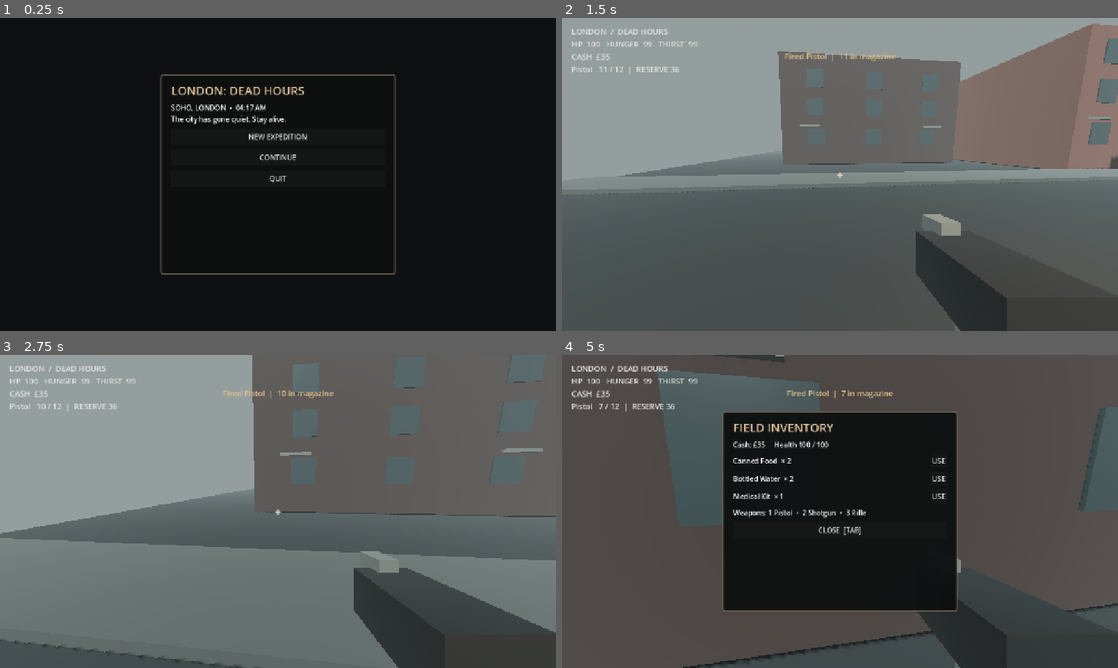
Above: before the commit, frames 1-4 (two rows, left to right).
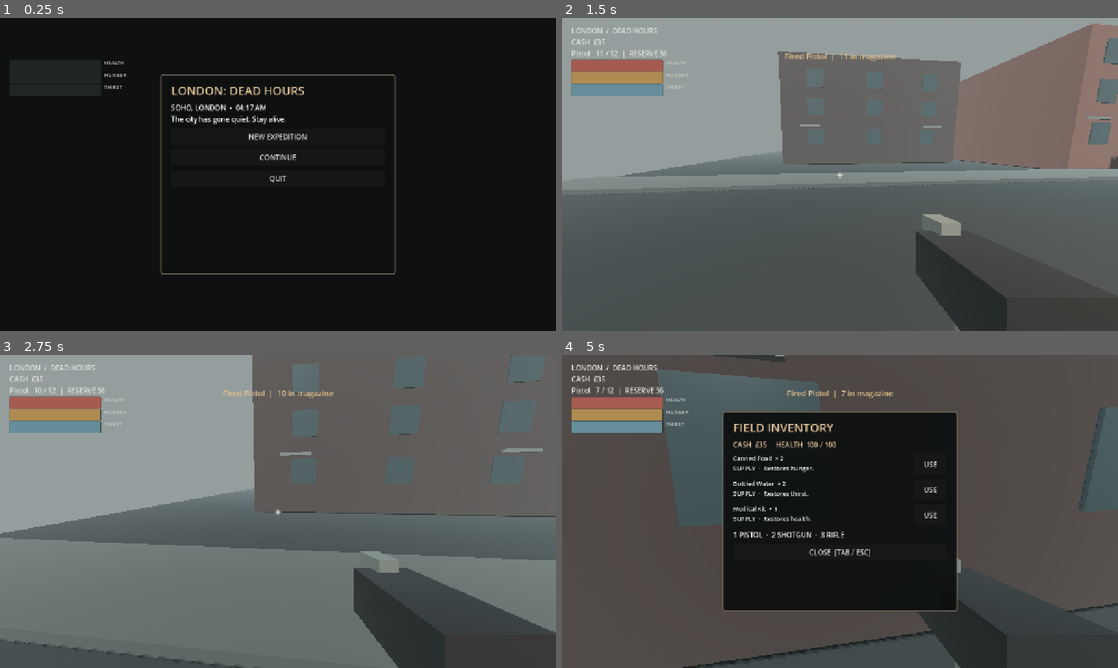
Above: after the commit, the same moments.

Repository: mrbedgrief-ship-it/london-dead-hours
Game: Godot game, scene res://scenes/main.tscn
Same seed, same stepped clock (60 frames per second), same inputs: the game is played once before the commit and once after it.
Inputs (mouse positions are in pixels of both pictures, inside the frame that each line leads up to):
- Up to frame 1 (0.25 s): no input
- Up to frame 2 (1.5 s): click "NEW EXPEDITION" at 0.5 s; tap Enter at 1.25 s; move the mouse to (867, 174) at 1.27 s; hold W (move_forward) from 1.28 s (still down); hold E (interact) from 1.28 s (still down); click (867, 174) at 1.42 s
- Up to frame 3 (2.75 s): keep holding W (move_forward); tap Space (jump) at 1.52, 2.27 s; tap Shift (sprint) at 1.55, 2.1 s; move the mouse to (250, 511) at 2.02 s; release E (interact) at 2.03 s; click (250, 511) at 2.17 s; tap E (interact) at 2.3 s
- Up to frame 4 (5 s): keep holding W (move_forward); move the mouse to (851, 505) at 2.77 s; hold E (interact) 2.78-3.53 s; click (851, 505) at 2.92 s; tap Shift (sprint) at 3.05, 3.6 s; tap Space (jump) at 3.5, 3.77, 4.52 s; move the mouse to (834, 517) at 3.52 s; click (834, 517) at 3.67 s; tap E (interact) at 3.8 s; move the mouse to (878, 514) at 4.27 s; hold Shift (sprint) from 4.28 s (still down); tap 1 at 4.35 s; click (878, 514) at 4.42 s; tap Backspace (inventory) at 4.9 s

The runs differ from the first frame. In frame 1, less than 0.1% of the frame differs, in the area x 18-23%, y 13-23%; in frame 2, 2.5%; in frame 3, 2.5%; in frame 4, 4.7%, in the area x 1-69%, y 3-65%.

Commit message:
Upgrade Soho environment, facades, props, HUD and inventory guidance

Diff:
--- a/scripts/game.gd
+++ b/scripts/game.gd
@@ -14,6 +14,9 @@
 var root_ui: Control
 var hud: Label
 var crosshair: Label
+var health_bar: ProgressBar
+var hunger_bar: ProgressBar
+var thirst_bar: ProgressBar
 var prompt_label: Label
 var message_label: Label
 var panel: PanelContainer
@@ -21,6 +24,15 @@
 var paused := false
 var menu_open := true
 var message_time := 0.0
+var onboarding_index := 0
+var onboarding_timer := 0.0
+var onboarding_steps: Array[String] = [
+	"WASD move  •  Mouse look  •  Shift sprint",
+	"E search / interact  •  LMB fire  •  RMB aim",
+	"R reload  •  1 / 2 / 3 switch weapons  •  Tab inventory",
+	"Food restores hunger, water restores thirst, medical kits restore health.",
+	"Follow the warm lights to find shelter and the trader."
+]
 var trader_stock := {"food": 8, "water": 8, "medkit": 4, "pistol_ammo": 6, "shells": 4, "rifle_ammo": 4}
 var item_data := {
 	"food": {"name":"Canned Food", "buy":8, "sell":4, "desc":"Restores hunger."},
@@ -241,6 +253,11 @@
 	hud.add_theme_font_size_override("font_size",18)
 	hud.add_theme_color_override("font_color",Color("#e1e2dc"))
 	root_ui.add_child(hud)
+	hud.add_theme_font_size_override("font_size",16)
+	var bar_y := 96.0
+	health_bar = _make_status_bar("HEALTH",Vector2(22,bar_y),Color("#a65b51"))
+	hunger_bar = _make_status_bar("HUNGER",Vector2(22,bar_y+28),Color("#b08b51"))
+	thirst_bar = _make_status_bar("THIRST",Vector2(22,bar_y+56),Color("#668e9a"))
 	prompt_label = Label.new()
 	prompt_label.set_anchors_and_offsets_preset(Control.PRESET_CENTER_BOTTOM)
 	prompt_label.position = Vector2(-170,-75)
@@ -268,6 +285,31 @@
 	crosshair.add_theme_font_size_override("font_size", 27)
 	crosshair.add_theme_color_override("font_color", Color("#e9e5d7"))
 	root_ui.add_child(crosshair)
+
+func _make_status_bar(bar_name: String, pos: Vector2, fill_color: Color) -> ProgressBar:
+	var bar := ProgressBar.new()
+	bar.name = bar_name
+	bar.position = pos
+	bar.size = Vector2(210,17)
+	bar.min_value = 0.0
+	bar.max_value = 100.0
+	bar.show_percentage = false
+	var background := StyleBoxFlat.new()
+	background.bg_color = Color("#202626")
+	background.set_corner_radius_all(2)
+	bar.add_theme_stylebox_override("background",background)
+	var fill := StyleBoxFlat.new()
+	fill.bg_color = fill_color
+	fill.set_corner_radius_all(2)
+	bar.add_theme_stylebox_override("fill",fill)
+	root_ui.add_child(bar)
+	var caption := Label.new()
+	caption.text = bar_name
+	caption.position = pos + Vector2(218,-2)
+	caption.add_theme_font_size_override("font_size",12)
+	caption.add_theme_color_override("font_color",Color("#c8c8bf"))
+	root_ui.add_child(caption)
+	return bar
 
 func _panel(title: String) -> VBoxContainer:
 	if panel != null and is_instance_valid(panel):
@@ -334,7 +376,9 @@
 	if panel: panel.queue_free()
 	panel = null
 	Input.mouse_mode = Input.MOUSE_MODE_CAPTURED
-	notify("Find supplies. The trader is marked by a warm light to the east.")
+	onboarding_index = 0
+	onboarding_timer = 1.0
+	notify("SOHO, 04:17 AM. Search for supplies; warm lights mark shelter and the trader.")
 	update_hud(player)
 
 func toggle_pause() -> void:
@@ -355,10 +399,19 @@
 	Input.mouse_mode = Input.MOUSE_MODE_VISIBLE
 	var c := _panel("PAUSED")
 	_button("RESUME",Callable(self,"toggle_pause"))
+	_button("CONTROLS",Callable(self,"show_controls"))
 	_button("SAVE GAME",Callable(self,"save_game"))
 	_button("LOAD GAME",Callable(self,"load_game"))
 	_button("MAIN MENU",Callable(self,"show_main_menu"))
 	_button("QUIT",Callable(self,"quit_game"))
+
+func show_controls() -> void:
+	var c := _panel("FIELD CONTROLS")
+	var controls := Label.new()
+	controls.text = "W A S D  —  Move\nMouse  —  Look around\nShift  —  Sprint\nE  —  Search / interact / trade\nLeft mouse  —  Fire\nRight mouse  —  Aim\nR  —  Reload\n1 / 2 / 3  —  Pistol / shotgun / rifle\nTab  —  Inventory\nEsc  —  Pause / close a panel"
+	controls.add_theme_font_size_override("font_size",16)
+	c.add_child(controls)
+	_button("BACK TO PAUSE MENU",Callable(self,"toggle_pause"))
 
 func toggle_inventory(force_close := false) -> void:
 	if player == null or paused and not player.inv_open: return
@@ -375,26 +428,39 @@
 	Input.mouse_mode = Input.MOUSE_MODE_VISIBLE
 	var c := _panel("FIELD INVENTORY")
 	var money_label := Label.new()
-	money_label.text = "Cash: £" + str(player.money) + "     Health " + str(int(player.health)) + " / 100"
+	money_label.text = "CASH  £" + str(player.money) + "     HEALTH  " + str(int(player.health)) + " / 100"
+	money_label.add_theme_font_size_override("font_size",16)
+	money_label.add_theme_color_override("font_color",Color("#e3c49a"))
 	c.add_child(money_label)
+	var item_count := 0
 	for id in player.inventory.keys():
 		var count := int(player.inventory[id])
 		if count > 0:
+			item_count += count
+			var data: Dictionary = item_data.get(id,{"name":id,"desc":"A recovered item.","category":"SUPPLY"})
 			var row := HBoxContainer.new()
 			var label := Label.new()
-			label.text = str(item_data.get(id,{"name":id}).name) + "  × " + str(count)
+			label.text = "%s  × %d\n%s  ·  %s" % [str(data.get("name",id)),count,str(data.get("category","SUPPLY")),str(data.get("desc",""))]
+			label.custom_minimum_size = Vector2(335,48)
 			label.size_flags_horizontal = Control.SIZE_EXPAND_FILL
+			label.add_theme_font_size_override("font_size",14)
 			row.add_child(label)
-			if id in ["food","water","medkit"]:
+			if id in ["food","food_tin","water","medkit"]:
 				var use := Button.new()
 				use.text = "USE"
-				use.pressed.connect(Callable(player,"use_item").bind(id))
+				use.custom_minimum_size = Vector2(76,42)
+				use.pressed.connect(Callable(player,"use_item").bind("food" if id == "food_tin" else id))
 				row.add_child(use)
 			c.add_child(row)
+	if item_count == 0:
+		var empty := Label.new()
+		empty.text = "Your pack is empty. Search crates, shops and abandoned vehicles."
+		empty.autowrap_mode = TextServer.AUTOWRAP_WORD_SMART
+		c.add_child(empty)
 	var equip_label := Label.new()
-	equip_label.text = "Weapons: 1 Pistol  •  2 Shotgun  •  3 Rifle"
+	equip_label.text = "1 PISTOL  ·  2 SHOTGUN  ·  3 RIFLE"
 	c.add_child(equip_label)
-	_button("CLOSE  [TAB]",Callable(self,"toggle_inventory"))
+	_button("CLOSE  [TAB / ESC]",Callable(self,"toggle_inventory"))
 
 func open_trader() -> void:
 	if paused or player == null: return
@@ -458,9 +524,22 @@
 
 func update_hud(p: CharacterBody3D) -> void:
 	if hud == null: return
-	hud.text = "LONDON  /  DEAD HOURS\nHP  %d   HUNGER  %d   THIRST  %d\nCASH  £%d\n%s   %d / %d  |  RESERVE %d" % [int(p.health),int(p.hunger),int(p.thirst),p.money,p.weapon,int(p.ammo[p.weapon]),int(p.magazine[p.weapon]),int(p.reserve[p.weapon])]
+	hud.text = "LONDON  /  DEAD HOURS\nCASH  £%d\n%s   %d / %d  |  RESERVE %d" % [p.money,p.weapon,int(p.ammo[p.weapon]),int(p.magazine[p.weapon]),int(p.reserve[p.weapon])]
+	if health_bar != null:
+		health_bar.value = p.health
+		hunger_bar.value = p.hunger
+		thirst_bar.value = p.thirst
 
 func _process(delta: float) -> void:
+	if onboarding_timer > 0.0 and not paused:
+		onboarding_timer -= delta
+		if onboarding_timer <= 0.0:
+			if onboarding_index < onboarding_steps.size():
+				notify(onboarding_steps[onboarding_index])
+				onboarding_index += 1
+				onboarding_timer = 4.5
+			else:
+				onboarding_timer = 0.0
 	if message_time > 0.0:
 		message_time -= delta
 		if message_time <= 0.0 and message_label: message_label.text = ""
